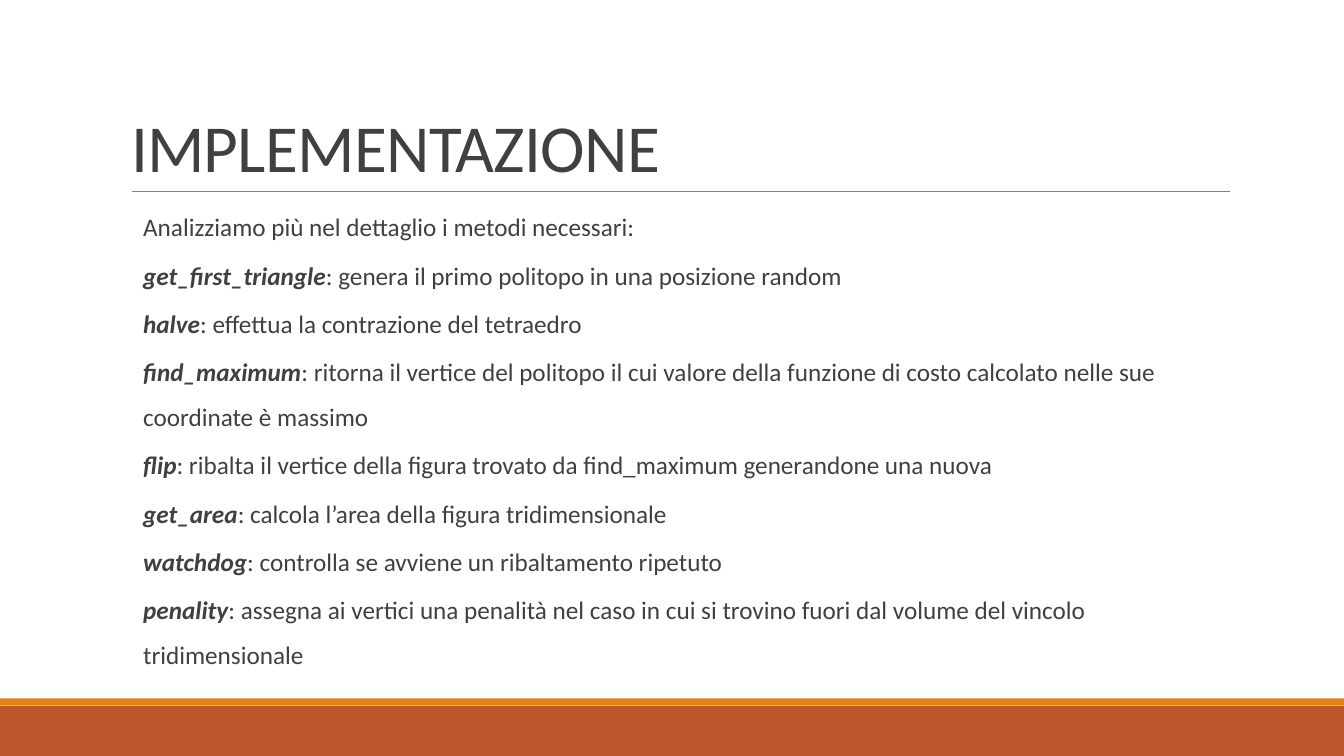
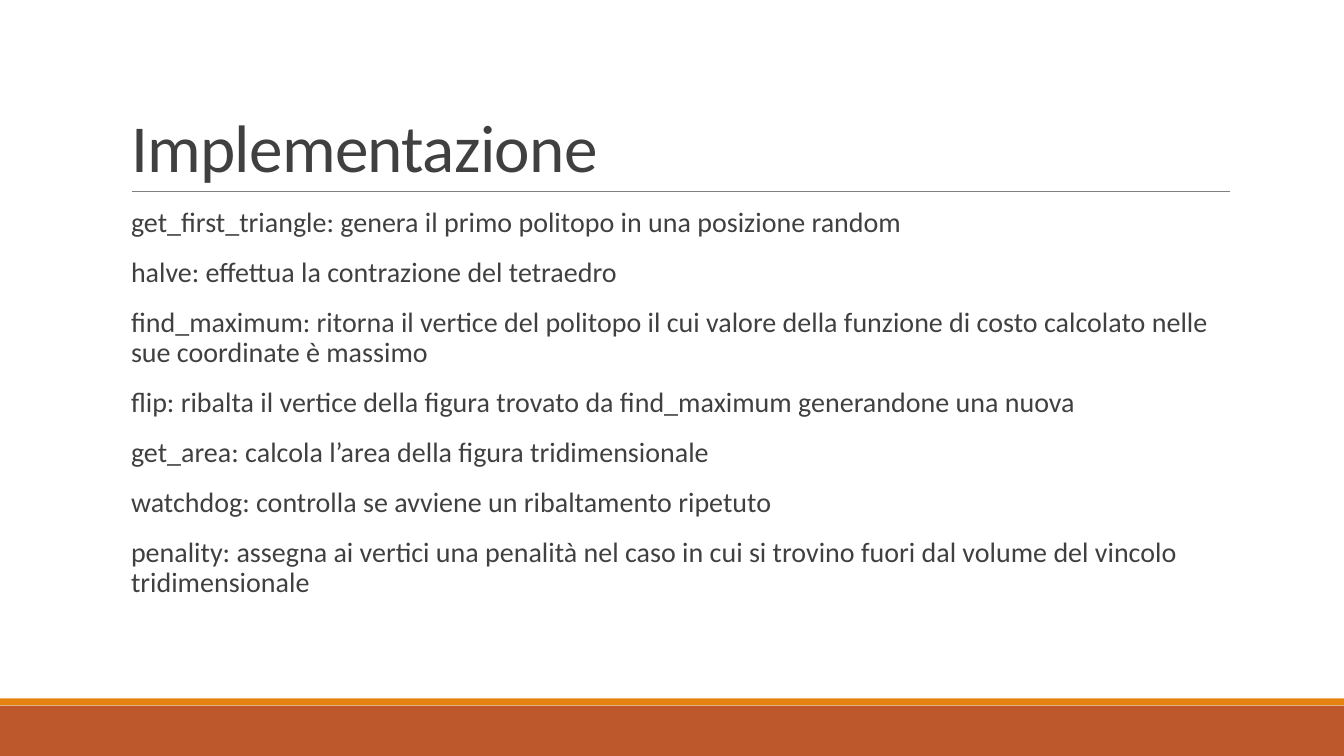
Before and after one commit to baldimario/Simplex, a slide deck: slide 8 of IDENTICAZIONE SISTEMA DI CARICHE PUNTIFORMI DA MISURE DI.pptx (slide 9 before the commit). Drawn at 1344x756 pixels with LibreOffice and Linux fonts; fonts in the diff are those of the drawing. Boxes give left, top, right and bottom in pixels: in the first picture for what was removed or moved away, otherwise in the second. Text is boxed around its words. In the diff, an @@ line names an element or a change of style, - is before the commit and + after.

```diff
--- a/IDENTICAZIONE SISTEMA DI CARICHE PUNTIFORMI DA MISURE DI.pptx
+++ b/IDENTICAZIONE SISTEMA DI CARICHE PUNTIFORMI DA MISURE DI.pptx
@@ title at (131,125,597,183): text changed @@
-IMPLEMENTAZIONE
+Implementazione
@@ text "get_first_triangle: genera il primo politopo ...": place and size @@
-text "get_first_triangle: genera il primo politopo ..." at (143,218,1155,664)
+text "get_first_triangle: genera il primo politopo ..." at (131,212,1207,592)
@@ text "get_first_triangle: genera il primo politopo ..." at (131,212,1207,592): size 18 to 20 pt; bold off, italic off in "get_first_triangle:", "halve:", "find_maximum:", "flip:" and 3 more places; bullet none to  ; list level 2 to 1 in "get_first_triangle: genera il primo politopo ..."; line spacing 1.5 to 0.9; list level 2 to 1 in "halve: effettua la contrazione del ..."; list level 2 to 1 in "find_maximum: ritorna il vertice del ..."; list level 2 to 1 in "flip: ribalta il vertice della ..."; list level 2 to 1 in "get_area: calcola l’area della figura ..."; list level 2 to 1 in "watchdog: controlla se avviene un ..."; list level 2 to 1 in "penality: assegna ai vertici una ..." @@
@@ text at (143,218,634,241): paragraph removed @@
-  Analizziamo più nel dettaglio i metodi necessari:
```
Also in this commit, not shown: 8 other slides changed, 2 slides added, 3 slides removed, 2 other files.
